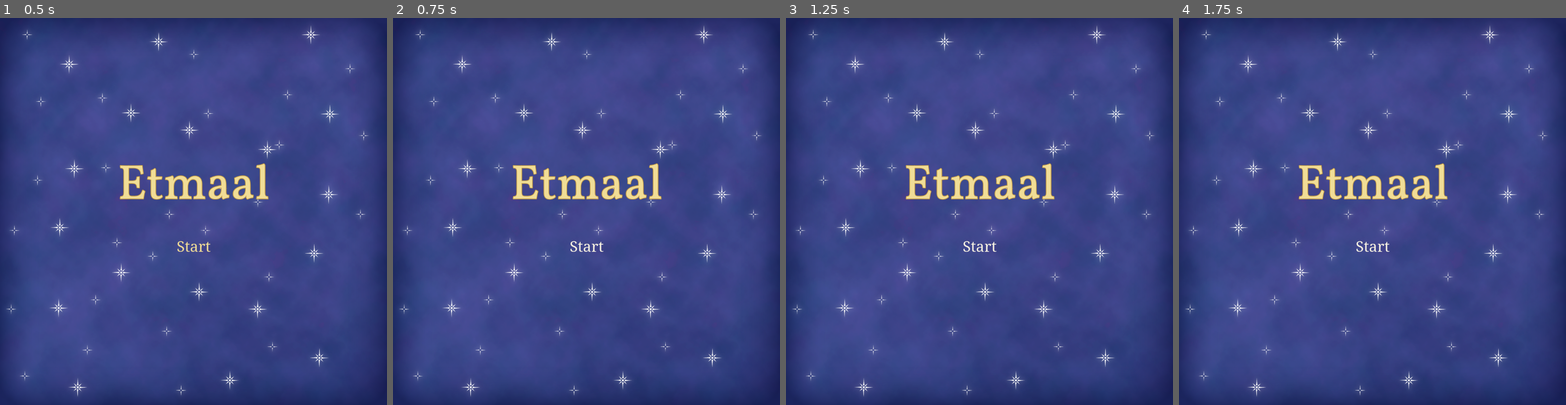
Above: before the commit, frames 1-4 (left to right).
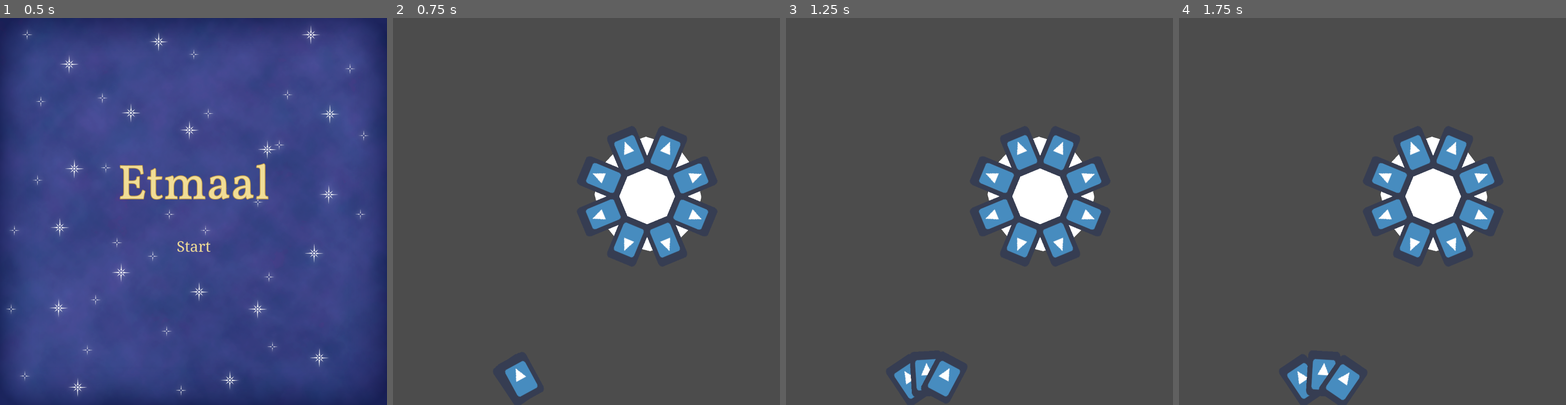
Above: after the commit, the same moments.

Repository: AbeVos/ggj-2022
Game: Godot game, scene res://start-menu/StartMenu.tscn
The game is run twice, just before and just after one commit, with the same random seed, the same clock (stepped at 60 frames per second) and the same inputs. This scene is started directly instead of the project's main scene. The engine's default icon, where the game draws it, is replaced by a stand-in: a white triangle on a blue panel in a dark square.
Inputs (mouse positions are in pixels of both pictures, inside the frame that each line leads up to):
- Up to frame 1 (0.5 s): no input
- Up to frame 2 (0.75 s): click "Start" at 0.5 s
- Up to frame 3 (1.25 s): no input
- Up to frame 4 (1.75 s): click (1372, 246) at 1.25 s, where only the run before the commit has a clickable "Start"

Frame 1 is identical in both runs. In frame 2, 100% of the frame differs, in the area x 0-100%, y 0-100%; in frame 3, 100%; in frame 4, 100%.

Commit message:
Go to board scene on button click
Go to board scene on button click

Diff:
--- a/start-menu/StartMenu.gd
+++ b/start-menu/StartMenu.gd
@@ -1,6 +1,4 @@
 extends Control
 
-signal start_game
-
 func _on_StartButton_button_down():
-    emit_signal("start_game")
+    get_tree().change_scene("res://board.tscn")
